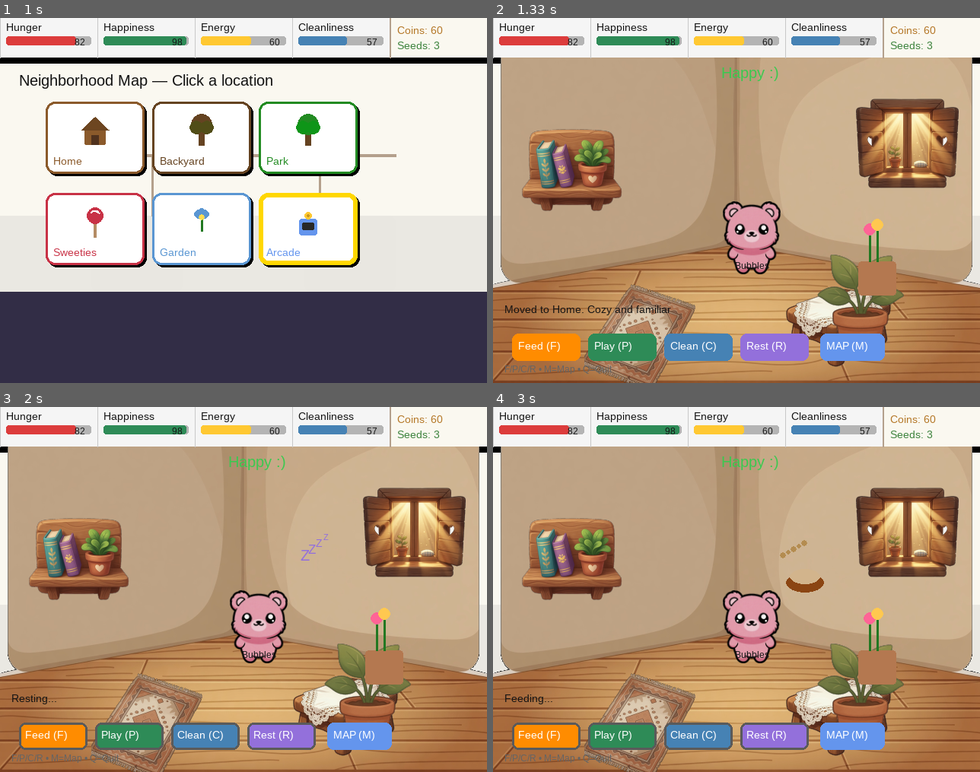
Above: before the commit, frames 1-4 (two rows, left to right).
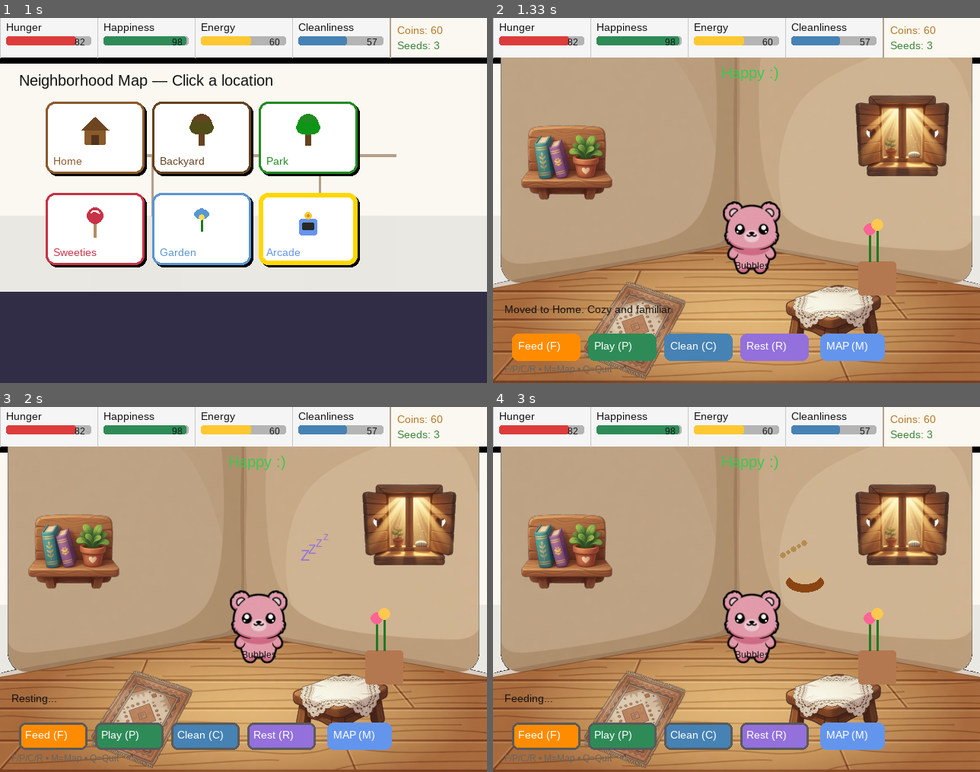
Above: after the commit, the same moments.

Repository: nickamis606/ourworld
Game: pygame game, started from main_pygame.py
Two runs of this game, one before a commit and one after it. Both use one fixed random seed, a clock stepped at 60 frames per second and the inputs below.
Inputs (mouse positions are in pixels of both pictures, inside the frame that each line leads up to):
- Up to frame 1 (1 s): tap Enter at 0.33 s; click "MAP (M)" at 0.72 s
- Up to frame 2 (1.33 s): click (585, 145) at 1.05 s
- Up to frame 3 (2 s): click "Play (P)" at 1.38 s; click "Rest (R)" at 1.72 s
- Up to frame 4 (3 s): tap Enter at 2 s; click (590, 476) at 2.38 s; click "Feed (F)" at 2.72 s

Frame 1 is identical in both runs. In frame 2, 11% of the frame differs, in the area x 5-96%, y 21-100%; in frame 3, 11%; in frame 4, 11%.

Commit message:
fix: exclude pot.png from auto layers (it is conditional on decoration)

Diff:
--- a/sprites/location_background.py
+++ b/sprites/location_background.py
@@ -2,7 +2,8 @@
 """
 LocationBackground
 
-Home layer positions tuned per user feedback (2026-06-19).
+- Auto-scales layers
+- Excludes 'pot.png' and 'decorations.png' (they are conditional)
 """
 
 import pygame
@@ -19,7 +20,7 @@
         self.layers: Dict[str, Dict] = {}
         self.use_asset = False
         self.assets_path = os.path.join("assets", "backgrounds")
-        self.max_layer_height = 220
+        self.max_layer_height = 200
 
     def load(self, location: str):
         self.location = location
@@ -43,7 +44,8 @@
                     if filename.lower().endswith(('.png', '.jpg', '.jpeg')):
                         name = os.path.splitext(filename)[0]
 
-                        if name == "decorations":
+                        # These are handled conditionally elsewhere
+                        if name in ("decorations", "pot"):
                             continue
 
                         layer_path = os.path.join(layers_dir, filename)
@@ -63,13 +65,11 @@
                             pass
 
     def _get_home_position(self, name: str) -> Tuple[int, int]:
-        """Positions tuned 2026-06-19 based on user feedback."""
         positions = {
-            "rug": (120, 310),           # Moved left a bit
+            "rug": (120, 310),
             "window": (470, 55),
-            "shelf": (30, 90),           # Slightly left + up
-            "table": (380, 295),         # Moved significantly to the right
-            "pot": (410, 268),           # Sitting on the table
+            "shelf": (30, 90),
+            "table": (380, 295),
         }
         return positions.get(name, (100, 200))
 
@@ -79,8 +79,7 @@
 
         surface.blit(self.base_surface, (0, 0))
 
-        # Draw order (back to front)
-        order = ["rug", "table", "pot", "shelf", "window"]
+        order = ["rug", "table", "shelf", "window"]
         for name in order:
             if name in self.layers:
                 data = self.layers[name]
